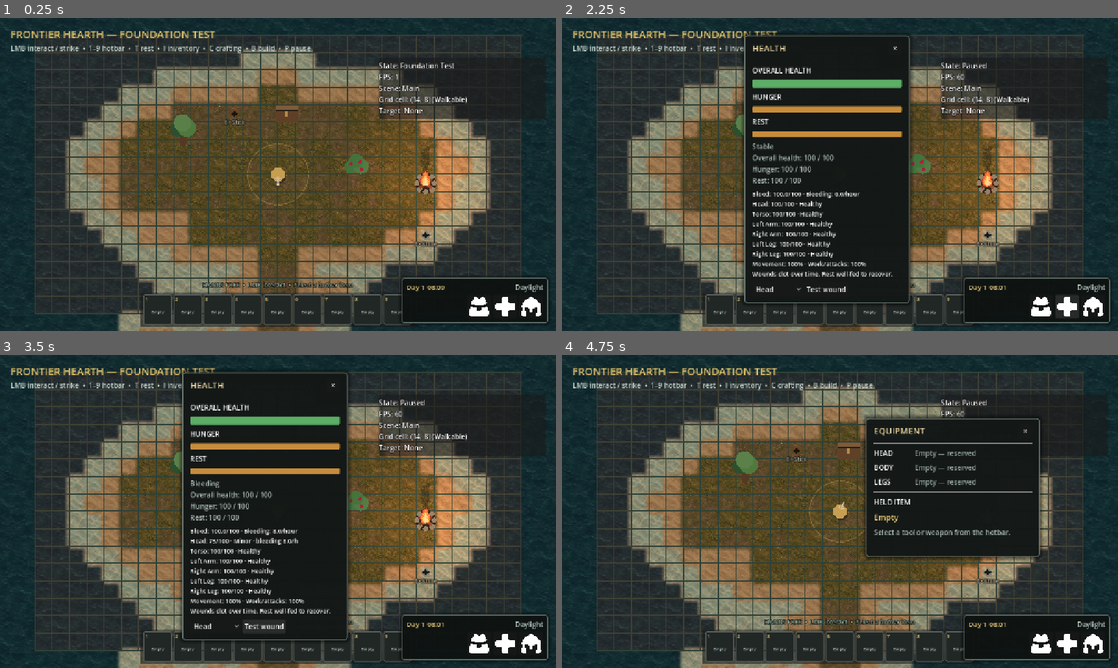
Above: before the commit, frames 1-4 (two rows, left to right).
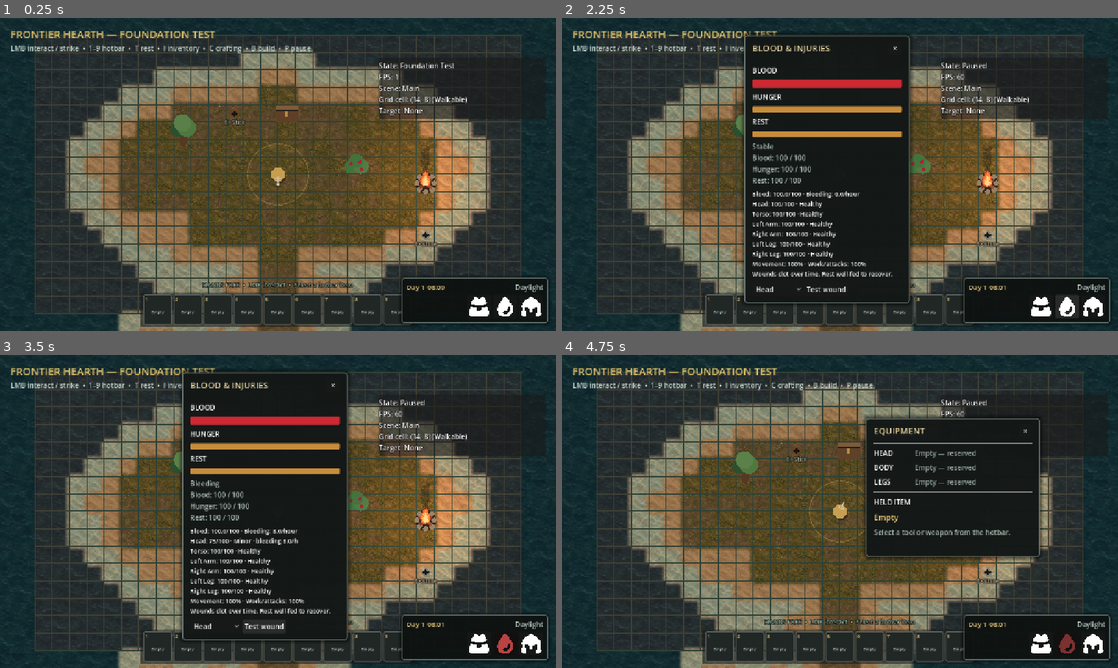
Above: after the commit, the same moments.

Repository: Chaunsy19/Top-Down-Project
Game: Godot game, scene res://scenes/main.tscn
The game is run twice, just before and just after one commit, with the same random seed, the same clock (stepped at 60 frames per second) and the same inputs.
Inputs (mouse positions are in pixels of both pictures, inside the frame that each line leads up to):
- Up to frame 1 (0.25 s): no input
- Up to frame 2 (2.25 s): click (1040, 305) at 0.5 s; click "×" at 1.25 s; click (1067, 305) at 2 s
- Up to frame 3 (3.5 s): click "Test wound" at 2.75 s
- Up to frame 4 (4.75 s): click (1095, 642) at 3.5 s; click "×" at 4.25 s

The runs differ from the first frame. In frame 1, less than 0.1% of the frame differs, in the area x 89-93%, y 89-96%; in frame 2, 1.3%; in frame 3, 1.4%, in the area x 34-93%, y 8-96%; in frame 4, 0.2%.

Commit message:
Replace character health with blood survival and bleeding pulse

Diff:
--- a/scripts/combat/body_health.gd
+++ b/scripts/combat/body_health.gd
@@ -61,7 +61,7 @@
 
 
 func is_collapsed() -> bool:
-	return blood <= 0.0 or condition[&"head"] <= 0.0 or condition[&"torso"] <= 0.0
+	return blood <= 0.0
 
 
 func get_movement_multiplier() -> float:
--- a/scripts/player/player_controller.gd
+++ b/scripts/player/player_controller.gd
@@ -160,10 +160,10 @@
 
 
 func take_region_damage(region: StringName, amount: float, bleeding_rate: float = 0.0) -> float:
-	if survival_needs == null or survival_needs.health <= 0.0:
+	if survival_needs == null or survival_needs.body_health.is_collapsed():
 		return 0.0
 	var applied := survival_needs.body_health.apply_damage(region, amount, bleeding_rate)
 	if applied > 0.0:
 		survival_needs.set_resting(false)
-		survival_needs.needs_changed.emit(survival_needs.hunger, survival_needs.fatigue, survival_needs.health)
+		survival_needs.needs_changed.emit(survival_needs.hunger, survival_needs.fatigue, survival_needs.body_health.blood)
 	return applied
--- a/scripts/player/survival_needs.gd
+++ b/scripts/player/survival_needs.gd
@@ -1,20 +1,17 @@
 class_name SurvivalNeeds
 extends Node
 
-signal needs_changed(hunger: float, fatigue: float, health: float)
+signal needs_changed(hunger: float, fatigue: float, blood: float)
 signal resting_changed(is_resting: bool)
 
 @export_range(0.0, 100.0, 0.1) var hunger_depletion_per_game_hour := 4.0
 @export_range(0.0, 100.0, 0.1) var fatigue_depletion_per_game_hour := 3.25
 @export_range(0.0, 100.0, 0.1) var fatigue_recovery_per_game_hour := 20.0
 @export_range(0.0, 100.0, 0.1) var critical_threshold := 20.0
-@export_range(0.0, 100.0, 0.1) var critical_health_damage_per_game_hour := 4.0
-@export_range(0.0, 100.0, 0.1) var safe_health_recovery_per_game_hour := 1.0
 
 var body_health := preload("res://scripts/combat/body_health.gd").new()
 var hunger := 100.0
 var fatigue := 100.0
-var health := 100.0
 var is_resting := false
 
 
@@ -42,12 +39,7 @@
 		fatigue = minf(fatigue + fatigue_recovery_per_game_hour * game_hours, 100.0)
 	else:
 		fatigue = maxf(fatigue - fatigue_depletion_per_game_hour * game_hours, 0.0)
-	var critical_needs := int(hunger <= critical_threshold) + int(fatigue <= critical_threshold)
-	if critical_needs > 0:
-		health = maxf(health - critical_health_damage_per_game_hour * critical_needs * game_hours, 0.0)
-	elif health > 0.0 and not body_health.is_collapsed() and body_health.get_bleeding_rate() <= 0.0 and hunger >= 50.0 and fatigue >= 50.0:
-		health = minf(health + safe_health_recovery_per_game_hour * game_hours, 100.0)
-	needs_changed.emit(hunger, fatigue, health)
+	needs_changed.emit(hunger, fatigue, body_health.blood)
 
 
 func consume_item(inventory: Node, slot_index: int) -> bool:
@@ -60,7 +52,7 @@
 	if inventory.remove_from_slot(slot_index, 1) == null:
 		return false
 	hunger = minf(hunger + nutrition, 100.0)
-	needs_changed.emit(hunger, fatigue, health)
+	needs_changed.emit(hunger, fatigue, body_health.blood)
 	return true
 
 
@@ -69,7 +61,7 @@
 		return
 	is_resting = value
 	resting_changed.emit(is_resting)
-	needs_changed.emit(hunger, fatigue, health)
+	needs_changed.emit(hunger, fatigue, body_health.blood)
 
 
 func toggle_resting() -> void:
@@ -77,21 +69,19 @@
 
 
 func get_movement_multiplier() -> float:
-	if is_resting or health <= 0.0 or body_health.is_collapsed():
+	if is_resting or body_health.is_collapsed():
 		return 0.0
 	var multiplier := 1.0
 	if hunger <= critical_threshold:
 		multiplier *= 0.7
 	if fatigue <= critical_threshold:
 		multiplier *= 0.6
-	if health < 50.0:
-		multiplier *= lerpf(0.45, 1.0, health / 50.0)
 	return multiplier * body_health.get_movement_multiplier()
 
 
 func get_condition_text() -> String:
-	if health <= 0.0 or body_health.is_collapsed():
-		return "Collapsed"
+	if body_health.is_collapsed():
+		return "Dead — blood depleted"
 	if is_resting:
 		return "Resting"
 	if hunger <= critical_threshold and fatigue <= critical_threshold:
@@ -108,4 +98,4 @@
 
 
 func get_action_multiplier() -> float:
-	return body_health.get_action_multiplier() if health > 0.0 else 0.0
+	return body_health.get_action_multiplier()
--- a/scripts/ui/character_ui.gd
+++ b/scripts/ui/character_ui.gd
@@ -9,7 +9,7 @@
 
 @onready var health_panel: PanelContainer = %HealthPanel
 @onready var equipment_panel: PanelContainer = %EquipmentPanel
-@onready var health_bar: ProgressBar = %HealthBar
+@onready var blood_bar: ProgressBar = %BloodBar
 @onready var hunger_bar: ProgressBar = %HungerBar
 @onready var rest_bar: ProgressBar = %RestBar
 @onready var condition_label: Label = %ConditionLabel
@@ -104,12 +104,12 @@
 
 func _refresh() -> void:
 	if is_instance_valid(_needs):
-		health_bar.value = _needs.health
+		blood_bar.value = _needs.body_health.blood
 		hunger_bar.value = _needs.hunger
 		rest_bar.value = _needs.fatigue
-		condition_label.text = "%s\nOverall health: %.0f / 100\nHunger: %.0f / 100\nRest: %.0f / 100" % [
+		condition_label.text = "%s\nBlood: %.0f / 100\nHunger: %.0f / 100\nRest: %.0f / 100" % [
 			_needs.get_condition_text(),
-			_needs.health,
+			_needs.body_health.blood,
 			_needs.hunger,
 			_needs.fatigue,
 		]
--- a/scripts/ui/survival_hud.gd
+++ b/scripts/ui/survival_hud.gd
@@ -4,6 +4,7 @@
 const ALERT_ICON_COLOR := Color(1.0, 0.55, 0.34, 1.0)
 const RESTING_ICON_COLOR := Color(0.45, 0.72, 1.0, 1.0)
 
+var _pulse_time := 0.0
 var _world_clock: Node
 var _needs: Node
 var _player: PlayerController
@@ -27,7 +28,8 @@
 	call_deferred("_find_sources")
 
 
-func _process(_delta: float) -> void:
+func _process(delta: float) -> void:
+	_pulse_time += delta
 	if not is_instance_valid(_world_clock) or not is_instance_valid(_needs) or not is_instance_valid(_player):
 		_find_sources()
 	_refresh()
@@ -45,12 +47,15 @@
 		period_label.text = _world_clock.get_period_name()
 	if not is_instance_valid(_needs):
 		return
-	health_button.tooltip_text = "Health: %.0f / 100 — open health" % _needs.health
+	health_button.tooltip_text = "Blood: %.1f / 100 · Bleeding: %.1f/hour — open injuries" % [_needs.body_health.blood, _needs.body_health.get_bleeding_rate()]
 	equipment_button.tooltip_text = "Open equipment"
 	inventory_button.tooltip_text = "Open inventory"
 	hunger_button.tooltip_text = "Hunger low: %.0f / 100 — open inventory" % _needs.hunger
 	rest_button.tooltip_text = "%s: %.0f / 100" % ["Resting" if _needs.is_resting else "Rest low", _needs.fatigue]
-	health_button.modulate = ALERT_ICON_COLOR if _needs.health <= _needs.critical_threshold else Color.WHITE
+	var bleeding: bool = _needs.body_health.get_bleeding_rate() > 0.0 and not _needs.body_health.is_collapsed()
+	health_button.modulate = Color(1.0, 0.35, 0.35, 0.65 + 0.35 * sin(_pulse_time * TAU * 1.5)) if bleeding else (ALERT_ICON_COLOR if _needs.body_health.blood <= _needs.critical_threshold else Color.WHITE)
+	if not bleeding:
+		_pulse_time = 0.0
 	hunger_button.visible = _needs.hunger <= _needs.critical_threshold
 	hunger_button.modulate = ALERT_ICON_COLOR
 	rest_button.visible = _needs.fatigue <= _needs.critical_threshold or _needs.is_resting
--- a/tests/milestone_6_test.gd
+++ b/tests/milestone_6_test.gd
@@ -56,7 +56,7 @@
 func _test_needs_and_eating(needs: Node, inventory: Node) -> void:
 	needs.hunger = 60.0
 	needs.fatigue = 60.0
-	needs.health = 100.0
+	needs.body_health.blood = 100.0
 	needs.advance_game_minutes(60.0)
 	_assert(is_equal_approx(needs.hunger, 56.0), "Hunger should decline with game time.")
 	_assert(is_equal_approx(needs.fatigue, 56.75), "Fatigue should decline while awake.")
@@ -77,9 +77,9 @@
 
 	needs.hunger = 0.0
 	needs.fatigue = 0.0
-	needs.health = 100.0
+	needs.body_health.blood = 100.0
 	needs.advance_game_minutes(60.0)
-	_assert(needs.health < 100.0, "Critical needs should damage health.")
+	_assert(needs.body_health.blood == 100.0, "Hunger and fatigue should not consume blood.")
 	_assert(needs.get_movement_multiplier() < 0.5, "Critical needs should substantially slow movement.")
 
 
--- a/tests/milestone_8_health_test.gd
+++ b/tests/milestone_8_health_test.gd
@@ -27,7 +27,7 @@
 	var player: PlayerController = get_first_node_in_group("player")
 	player.take_region_damage(&"left_arm", 80.0, 8.0)
 	check(player.get_action_multiplier() < 1.0, "Arm injury affects actor action effectiveness")
-	check(player.survival_needs.health == 100.0, "Overall health remains separate")
+	check(player.survival_needs.body_health.blood == 100.0, "Wounds drain blood over time")
 	var ui: CharacterUI = get_first_node_in_group("character_ui")
 	ui.open_health()
 	await process_frame
@@ -38,7 +38,22 @@
 	check(player.survival_needs.body_health.blood == before, "Modal pause stops bleeding")
 	ui.close_health()
 	player.take_region_damage(&"head", 100.0)
-	check(player.get_action_multiplier() == 0.0 and player.survival_needs.get_movement_multiplier() == 0.0, "Vital region depletion collapses actor")
+	check(player.get_action_multiplier() > 0.0, "Region depletion alone does not kill")
+	var hud := main.get_node("SurvivalHUD")
+	hud._refresh()
+	var pulse_color: Color = hud.health_button.modulate
+	hud._process(0.2)
+	check(hud.health_button.modulate != pulse_color, "Blood icon pulses while bleeding")
+	check(hud.health_button.icon.resource_path.ends_with("blood.png"), "Blood icon asset is used")
+	player.survival_needs.body_health.blood = 1.0
+	player.survival_needs.body_health.advance_game_minutes(60.0)
+	check(player.get_action_multiplier() == 0.0 and player.survival_needs.get_movement_multiplier() == 0.0, "Blood depletion kills actor")
+	player.survival_needs.body_health.advance_game_minutes(600.0, true)
+	check(player.survival_needs.body_health.blood == 0.0, "Rest cannot revive dead actor")
+	hud._refresh()
+	pulse_color = hud.health_button.modulate
+	hud._process(0.2)
+	check(hud.health_button.modulate == pulse_color, "Dead actor icon stops pulsing")
 	main.queue_free()
 	await process_frame
 	if failures.is_empty():
--- a/ui/character/character_ui.tscn
+++ b/ui/character/character_ui.tscn
@@ -25,7 +25,7 @@
 corner_radius_bottom_left = 3
 
 [sub_resource type="StyleBoxFlat" id="StyleHealth"]
-bg_color = Color(0.36, 0.68, 0.4, 1)
+bg_color = Color(0.8, 0.16, 0.2, 1)
 corner_radius_top_left = 3
 corner_radius_top_right = 3
 corner_radius_bottom_right = 3
@@ -83,7 +83,7 @@
 size_flags_horizontal = 3
 theme_override_colors/font_color = Color(0.9, 0.82, 0.62, 1)
 theme_override_font_sizes/font_size = 20
-text = "HEALTH"
+text = "BLOOD & INJURIES"
 
 [node name="HealthCloseButton" type="Button" parent="Root/HealthPanel/Margin/Layout/Header"]
 unique_name_in_owner = true
@@ -97,9 +97,9 @@
 
 [node name="HealthLabel" type="Label" parent="Root/HealthPanel/Margin/Layout"]
 layout_mode = 2
-text = "OVERALL HEALTH"
-
-[node name="HealthBar" type="ProgressBar" parent="Root/HealthPanel/Margin/Layout"]
+text = "BLOOD"
+
+[node name="BloodBar" type="ProgressBar" parent="Root/HealthPanel/Margin/Layout"]
 unique_name_in_owner = true
 custom_minimum_size = Vector2(0, 18)
 layout_mode = 2
--- a/ui/survival/survival_hud.tscn
+++ b/ui/survival/survival_hud.tscn
@@ -2,7 +2,7 @@
 
 [ext_resource type="Script" path="res://scripts/ui/survival_hud.gd" id="1_hud"]
 [ext_resource type="Texture2D" path="res://assets/Icons/backpack.png" id="2_backpack"]
-[ext_resource type="Texture2D" path="res://assets/Icons/health.png" id="3_health"]
+[ext_resource type="Texture2D" path="res://assets/Icons/blood.png" id="3_health"]
 [ext_resource type="Texture2D" path="res://assets/Icons/warrior-helmet-lv3.png" id="4_equipment"]
 [ext_resource type="Texture2D" path="res://assets/Icons/ham.png" id="5_hunger"]
 [ext_resource type="Texture2D" path="res://assets/Icons/bed.png" id="6_rest"]
Binary file added: assets/Icons/blood.png
Not shown, added: assets/Icons/blood.png.import
Not shown, added: tests/milestone_8_health_test.gd.uid
Not shown, changed: CHANGELOG.md
Not shown, changed: README.md
